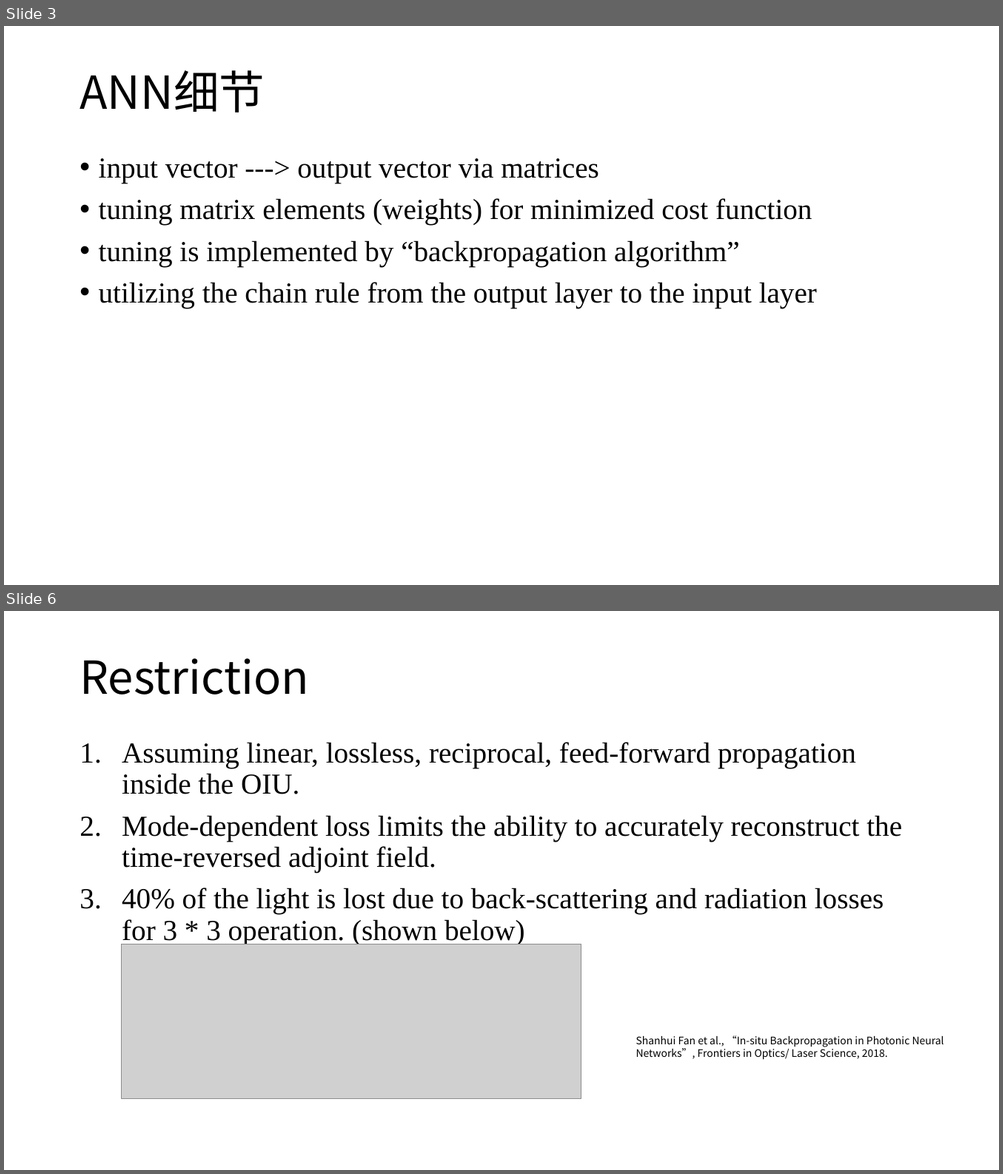
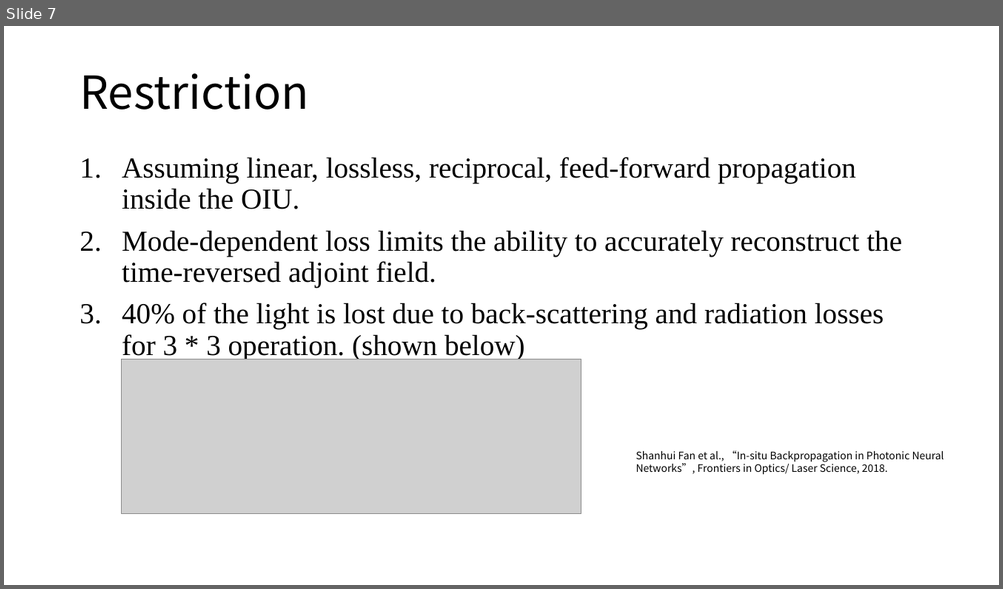
Before and after one commit to lucaschang95/DiscussionWithLin, a slide deck: 20190907 - Deep Learning 调研.pptx. Shown one above the other, each under a label of ours: slides 3 and 6 before the commit, slide 7 after it; the slides between them are not shown. The pictures are 1003x1174 and 1003x589 pixels, drawn with LibreOffice and Linux fonts; fonts in the diff are those of the drawing; grey boxes stand for pictures. Boxes give left, top, right and bottom in pixels: in the first picture for what was removed or moved away, otherwise in the second. Text is boxed around its words. In the diff, an @@ line names an element or a change of style, - is before the commit and + after.

```diff
--- a/20190907 - Deep Learning 调研.pptx
+++ b/20190907 - Deep Learning 调研.pptx
@@ slide 3 removed at [4,26,999,585], background #FFFFFF @@
@@ title removed at [79,70,264,113] @@
-ANN细节
@@ text removed at [99,158,817,309] @@
-• input vector ---> output vector via matrices
-• tuning matrix elements (weights) for minimized cost function
-• tuning is implemented by “backpropagation algorithm”
-• utilizing the chain rule from the output layer to the input layer
@@ what was slide 6 is now slide 7 @@
```
Also in this commit, not shown: 4 slides changed, 4 slides added, 1 other file.
